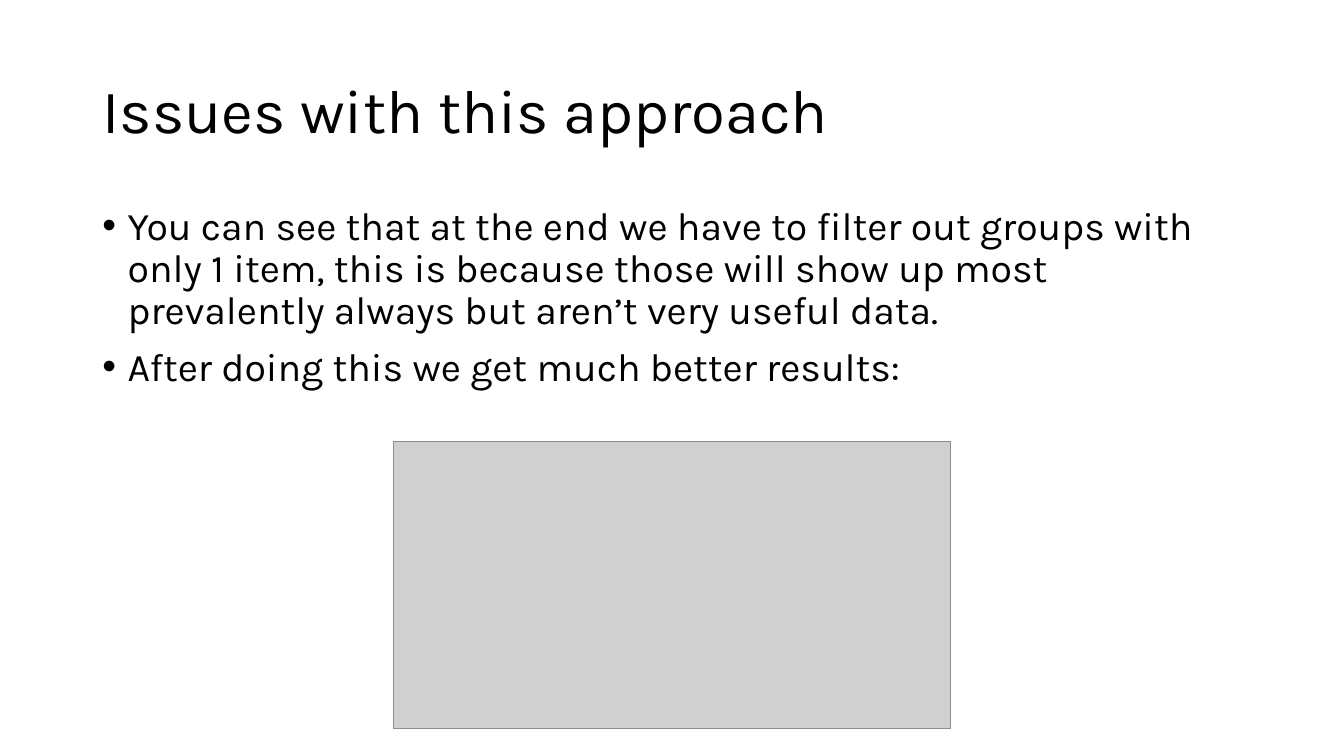
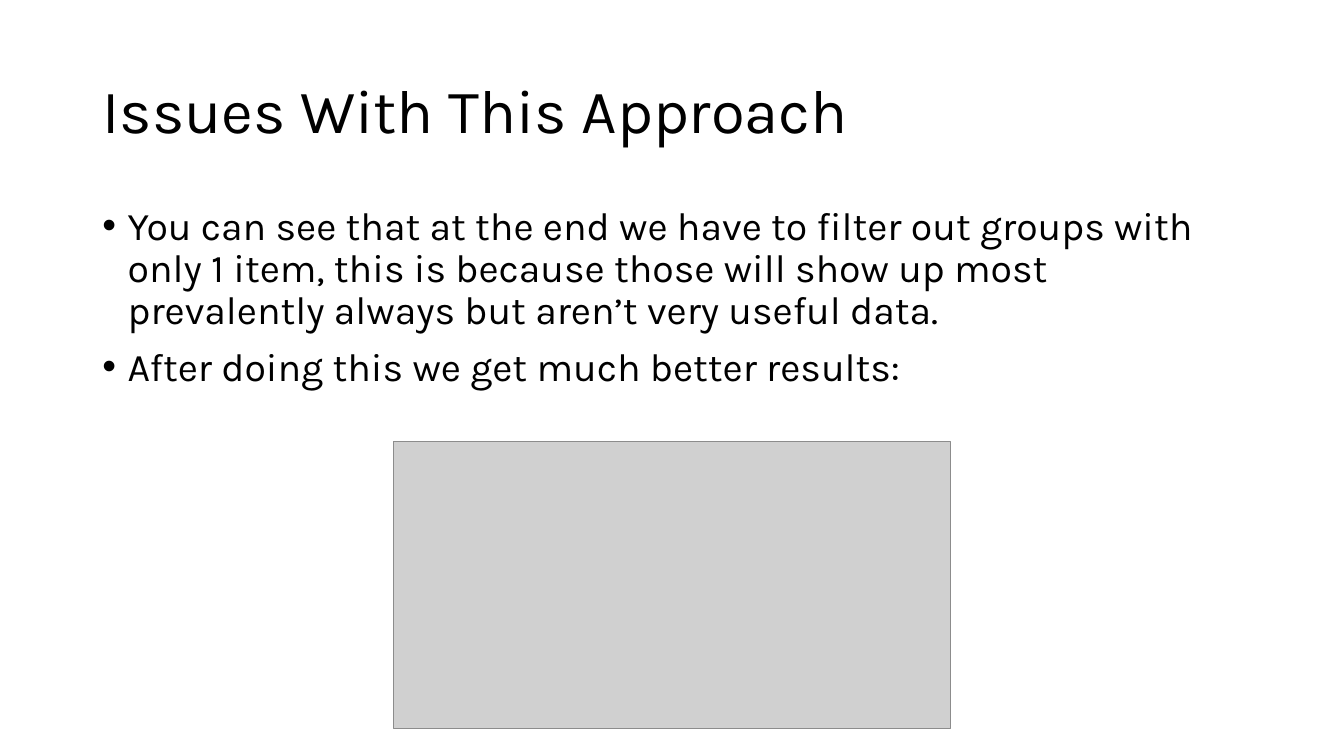
Before and after one commit to KenoPeck/315project, a slide deck: slide 6 of Presentation/Technical Approach.pptx. Drawn at 1344x756 pixels with LibreOffice and Linux fonts; fonts in the diff are those of the drawing; grey boxes stand for pictures. Boxes give left, top, right and bottom in pixels: in the first picture for what was removed or moved away, otherwise in the second. Text is boxed around its words. In the diff, an @@ line names an element or a change of style, - is before the commit and + after.

```diff
--- a/Presentation/Technical Approach.pptx
+++ b/Presentation/Technical Approach.pptx
@@ title at (102, 90, 848, 148): text changed @@
-Issues with this approach
+Issues With This Approach
```
Also in this commit, not shown: 2 other slides changed, 1 other file.
